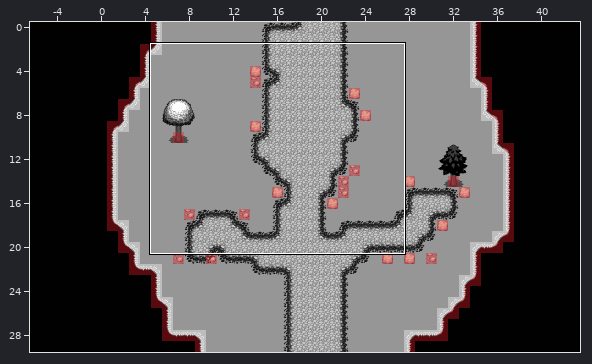
Tiled map -- levels_tmx/tmx/demo_1.tmx. Above, an overview of the earlier version with the close-up marked.
Close-up. Before the commit:
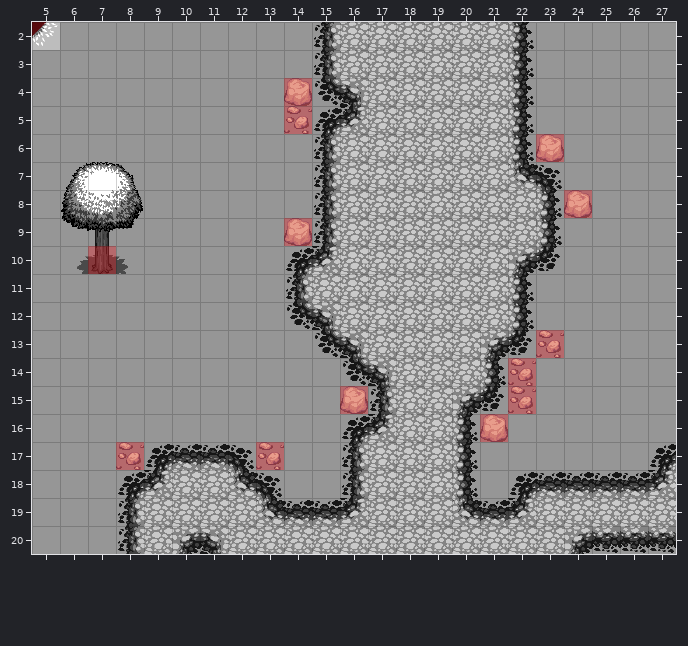
Cells are 32x32 px. Shown: x 5..27, y 2..20. The commit also changed other parts of the map, which this record leaves out. The old version is drawn lined up with the new one.
The result:
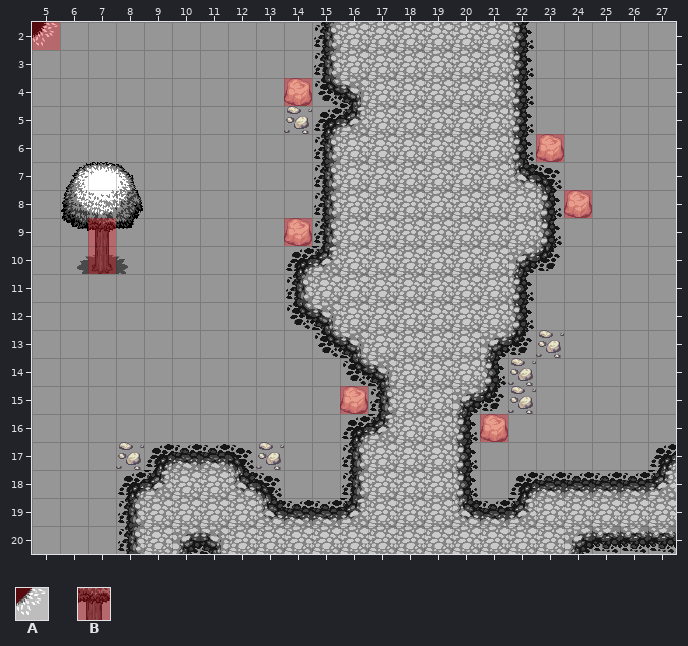
Key: from "col_triangle3": A 0; from "red_tile": B 0.
_ is an empty cell.
See-through tiles are keyed as they look on the map.
Change:
map size 50x30 -> 39x30 cells (old content now starts at -6,0; both pictures use the new coordinates)
Layer "Collision":
y 2: x 5 A -> B
y 5: x 14 B -> _
y 9: x 7 _ -> B
y 13: x 23 B -> _
y 14..15: x 22 B -> _
y 17: x 8 B -> _; x 13 B -> _
